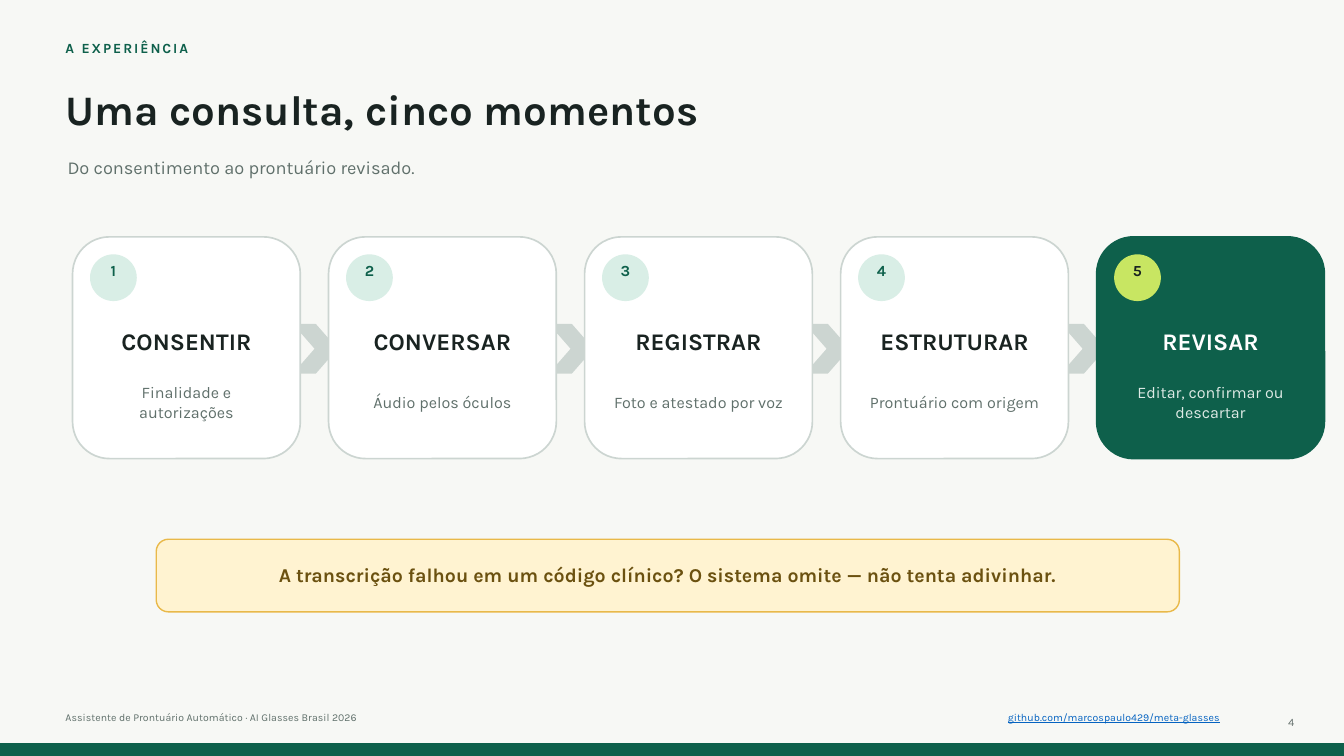
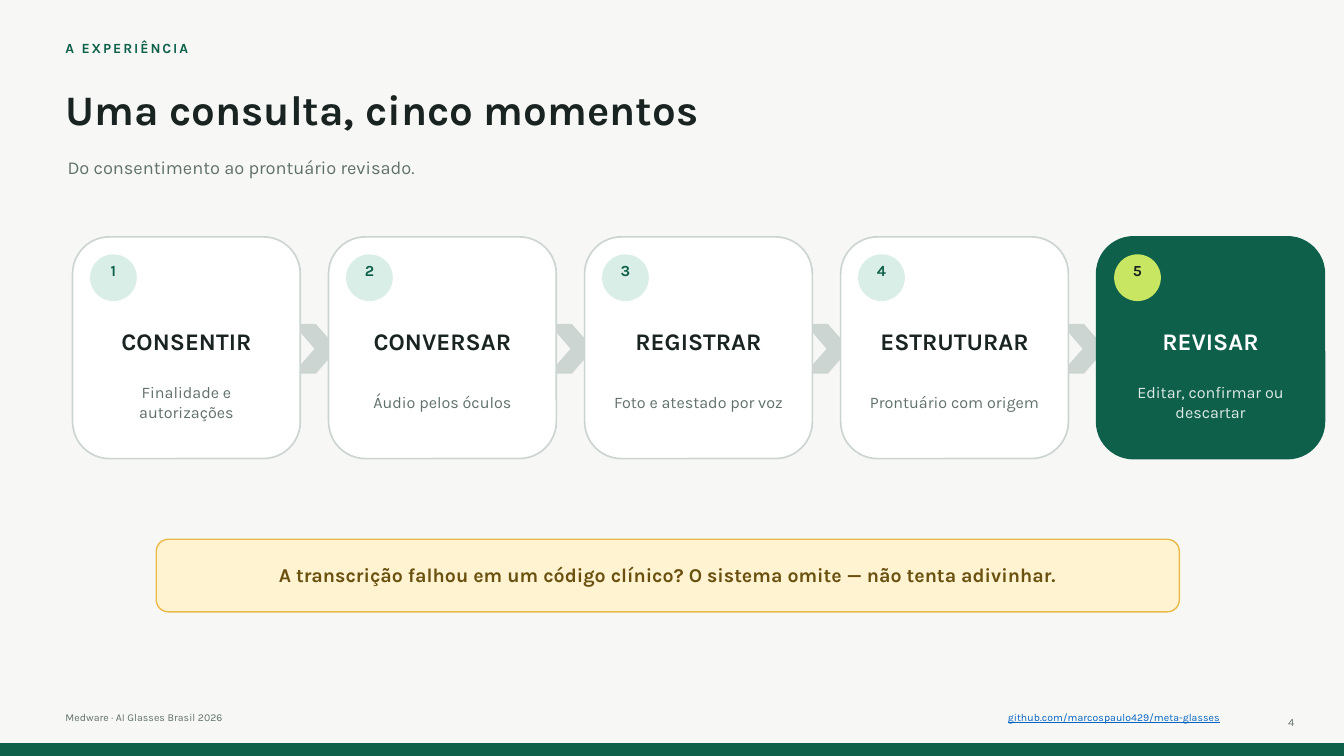
Before and after one commit to marcospaulo429/meta-glasses, a slide deck: slide 4 of docs/entrega/pitch/PITCH_AI_GLASSES_BRASIL.pptx. Drawn at 1344x756 pixels with LibreOffice and Linux fonts; fonts in the diff are those of the drawing. Boxes give left, top, right and bottom in pixels: in the first picture for what was removed or moved away, otherwise in the second. Text is boxed around its words. In the diff, an @@ line names an element or a change of style, - is before the commit and + after.

Commit message:
feat(brand): introduce Medware identity
Create a brand-first pitch cover, apply the Medware name across public documentation and Android UI, and regenerate the PDF, previews, and Canva assets.

```diff
--- a/docs/entrega/pitch/PITCH_AI_GLASSES_BRASIL.pptx
+++ b/docs/entrega/pitch/PITCH_AI_GLASSES_BRASIL.pptx
@@ text at bbox=[65, 714, 223, 721]: text changed @@
-Assistente de Prontuário Automático · AI Glasses Brasil 2026
+Medware · AI Glasses Brasil 2026
```
Also in this commit, not shown: 4 other slides changed, 23 other files.
